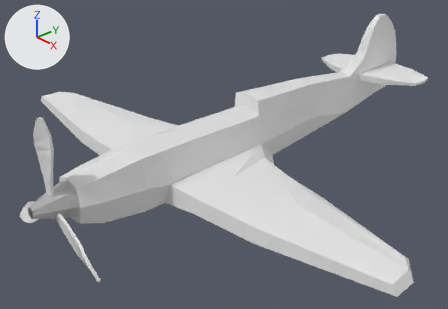
Two versions of the Blender file Plane.blend, one commit apart.
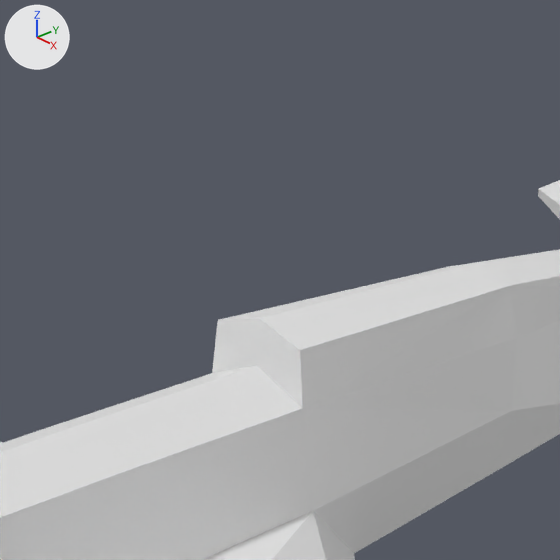
Old and new are each drawn whole from a 50 mm lens placed at (3.227, -3.253, 1.928), pointed at (-0.043, -0.291, -0.17) and again close up on the part from 40% to 73% of the width and 2% to 51% of the height. Lighting does not change. The marker at upper left points along +X, +Y and +Z. The last two pictures show the newer version.

Before the edit, the objects in view are built like this:
```python
me_cube = bpy.data.meshes.new('Cube')
me_cube.from_pydata(...)  # 159 vertices, 134 faces; spans x -0.7..10.3, y -12.5..17.6, z -1.4..4.0
me_cube.materials.append(mat_material)  # white #e7e7e7
ob_cube = bpy.data.objects.new('Cube', me_cube)
ob_cube.location = (0.0, -0.34, -0.034)
ob_cube.scale = (0.187, 0.127, 0.171)
_m = ob_cube.modifiers.new('Mirror', 'MIRROR')
_m.use_clip = True
```
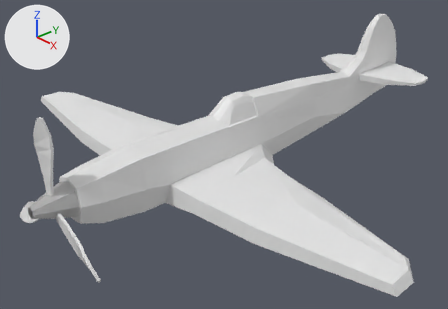
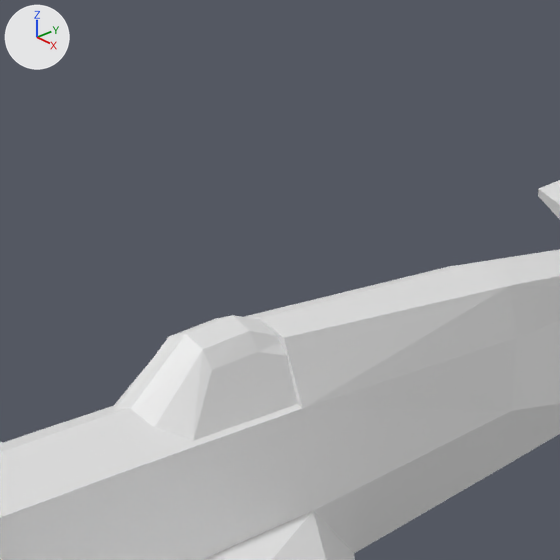
Commit message: Complete Plane
I finished the plane

Edits to the bpy script that builds the scene:
```text
Change me_cube:
    where me_cube.from_pydata(...)  # 159 vertices, 134 faces; spans x -0.7..10.3, y -12.5..17.6, z -1.4..4.0
    used by ob_cube; location = (0.0, -0.34, -0.034); scale = (0.187, 0.127, 0.171)
    me_cube part 1
    me_cube.vertices[28].co: (0.7, 1.9, 1.8) -> (0.4, 1.9, 1.9)  # pixel (299, 350) -> pixel (283, 337)
Add me_cube_001:
    me_cube_001.from_pydata(...)  # 30 vertices, 28 faces; spans x -1.97..1.96, y -5.63..0.98, z -1.47..1.56
Add ob_cube_001:
    ob_cube_001 = bpy.data.objects.new('Cube.001', me_cube_001)
    ob_cube_001.location = (0.0, -0.115, 0.236)
    ob_cube_001.scale = (0.0647, 0.0633, 0.0633)
```

Where the change shows, as pixel boxes (x1, y1, x2, y2) in the close-ups (560 x 560 px; the box of a moved part takes in the faces that stretch with it):
'Cube.001', added: after (113, 315, 298, 441)
part 1 of me_cube, moved or reshaped: before (212, 262, 517, 408); after (244, 262, 517, 408)
